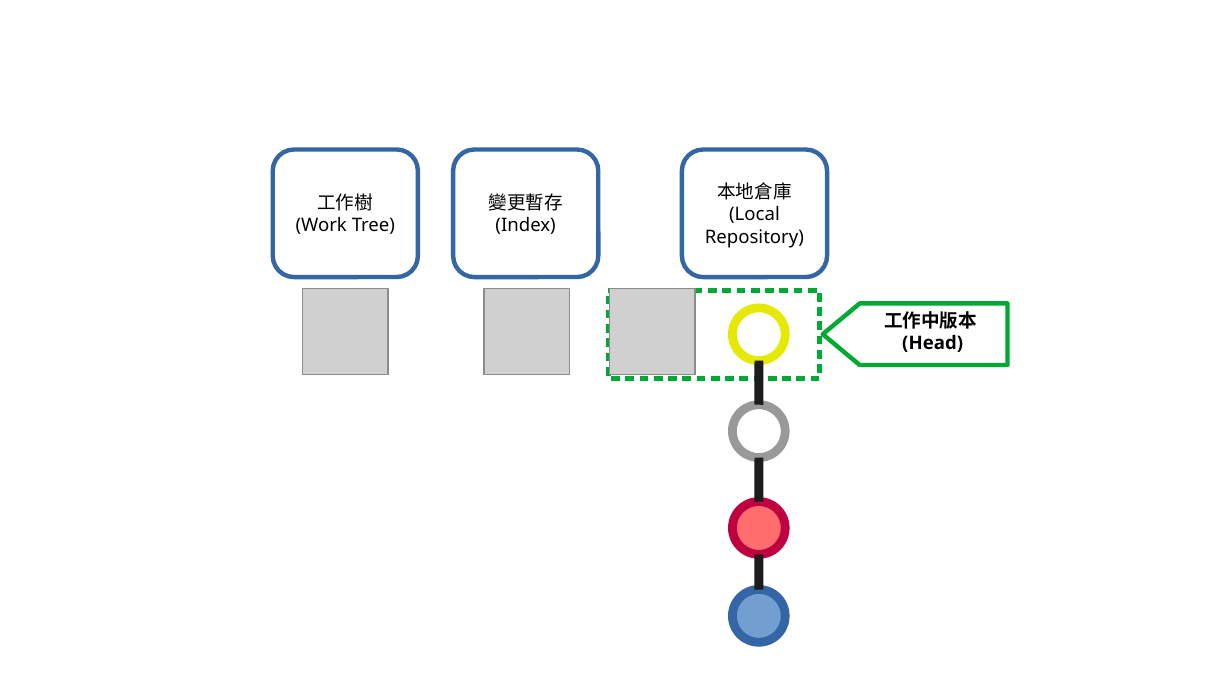
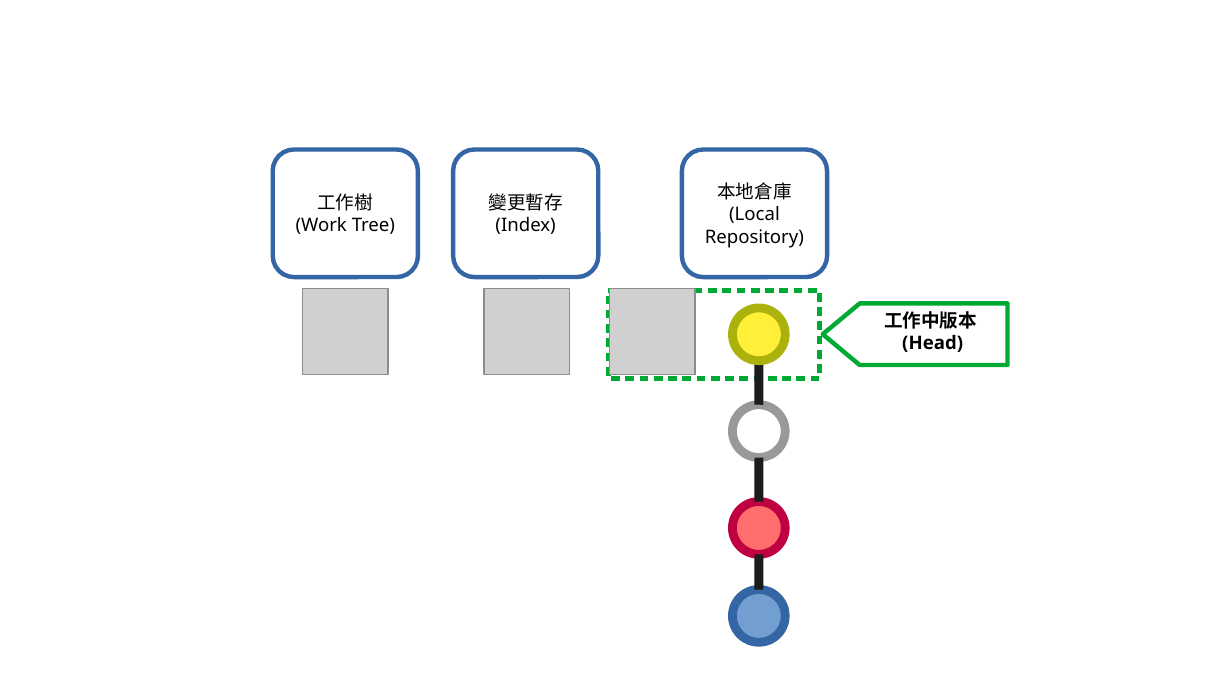
Before and after one commit to lonelyshore/intergitive, a slide deck: slide 6 of drawings/common/commit-and-diverse.odp. Drawn at 1232x693 pixels with LibreOffice and Linux fonts; fonts in the diff are those of the drawing; grey boxes stand for pictures. Boxes give left, top, right and bottom in pixels: in the first picture for what was removed or moved away, otherwise in the second. Text is boxed around its words. In the diff, an @@ line names an element or a change of style, - is before the commit and + after.

```diff
--- a/drawings/common/commit-and-diverse.odp
+++ b/drawings/common/commit-and-diverse.odp
@@ ellipse at [732,309,785,361]: fill #FFFFFF to #FFEF38; outline #E6E905 5.67 pt to #ACB20C 5.67 pt @@
```
Also in this commit, not shown: 1 other slide changed, 2 other files.
